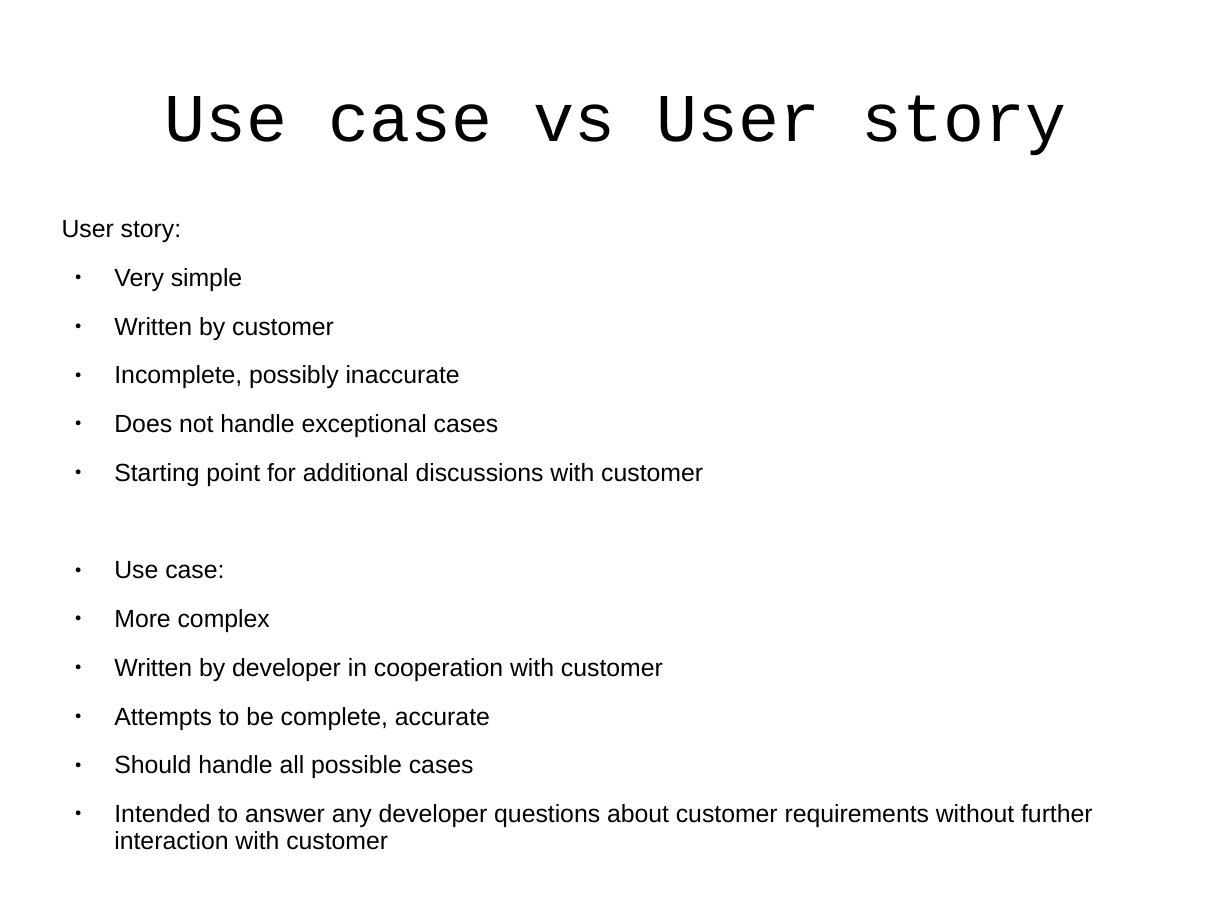
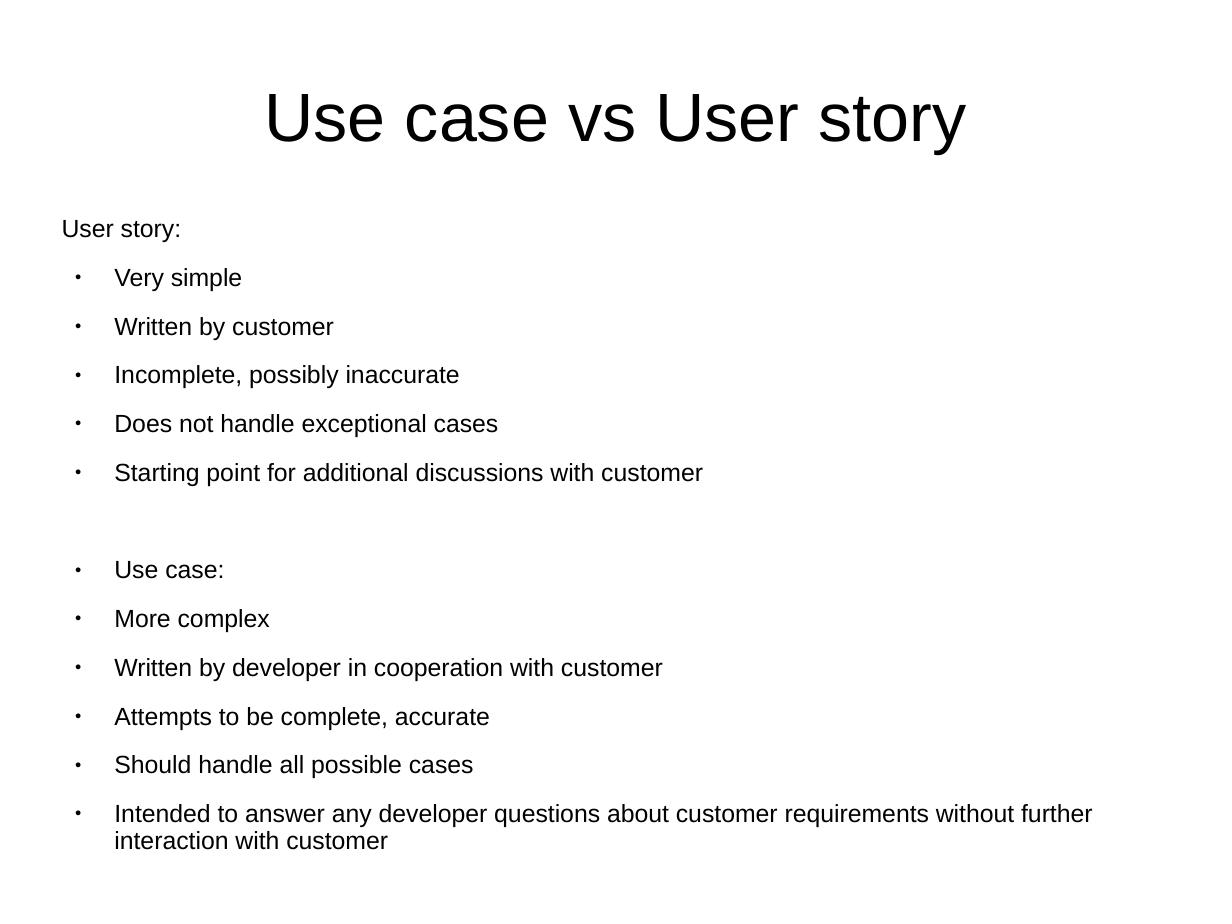
Before and after one commit to j-avdeev/EnterpriseSystemsDevelopment, a slide deck: slide 30 of Lec4 - Agile/Enterprise System Development - lec day4 - Agile.odp. Drawn at 1232x924 pixels with LibreOffice and Linux fonts; fonts in the diff are those of the drawing. Boxes give left, top, right and bottom in pixels: in the first picture for what was removed or moved away, otherwise in the second. Text is boxed around its words. In the diff, an @@ line names an element or a change of style, - is before the commit and + after.

```diff
--- a/Lec4 - Agile/Enterprise System Development - lec day4 - Agile.odp
+++ b/Lec4 - Agile/Enterprise System Development - lec day4 - Agile.odp
@@ title "Use case vs User story" at (265, 94, 966, 153): font Courier New to Arial @@
```
Also in this commit, not shown: 33 other slides changed, 4 other files.
